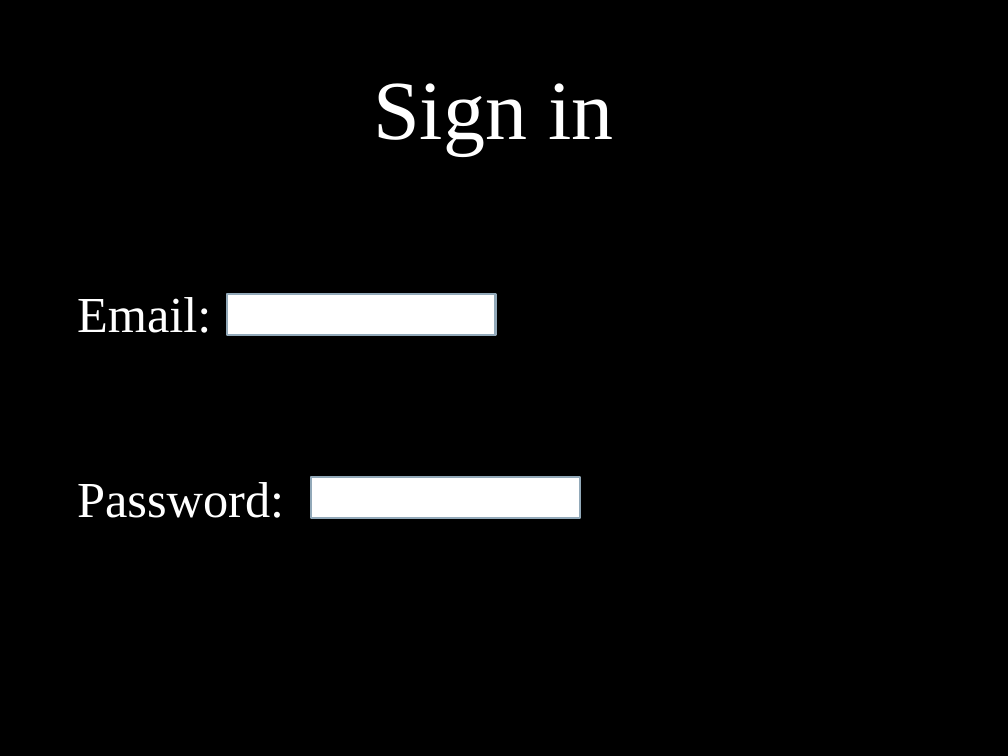
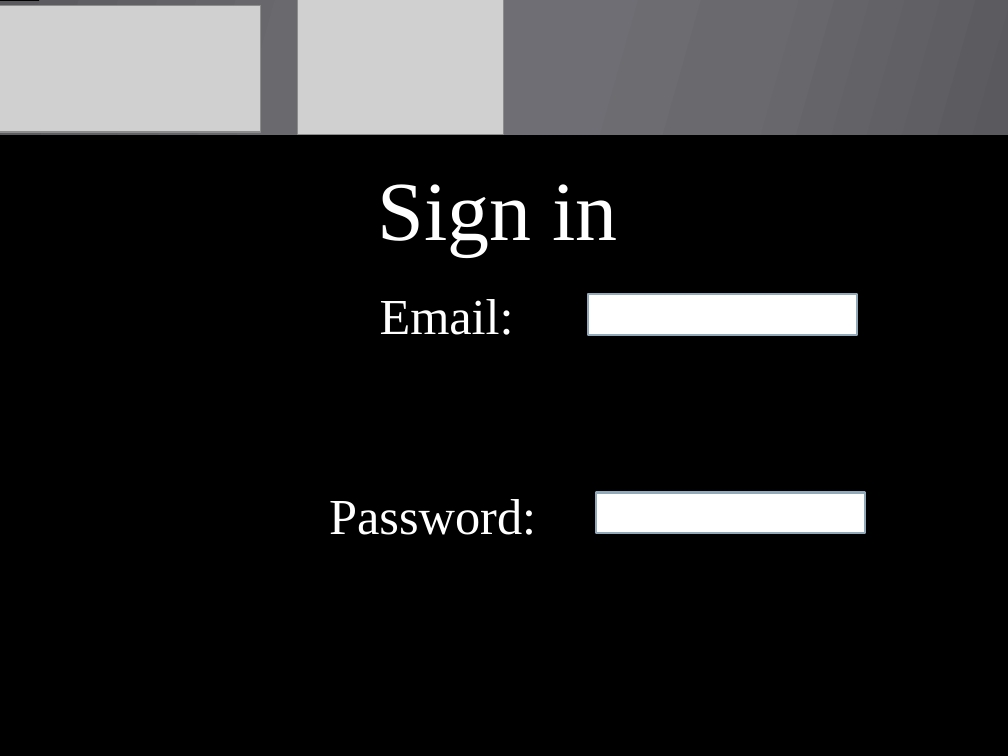
Before and after one commit to WVUP/Spring-2015, a slide deck: slide 2 of Assignments/Gradebook App PowerPont/Austin Brand/Javascript_Gradebook_Storyboard.pptx (slide 5 before the commit). Drawn at 1008x756 pixels with LibreOffice and Linux fonts; fonts in the diff are those of the drawing; grey boxes stand for pictures; background and template pictures are left out. Boxes give left, top, right and bottom in pixels: in the first picture for what was removed or moved away, otherwise in the second. Text is boxed around its words. In the diff, an @@ line names an element or a change of style, - is before the commit and + after.

Commit message:
update

```diff
--- a/Assignments/Gradebook App PowerPont/Austin Brand/Javascript_Gradebook_Storyboard.pptx
+++ b/Assignments/Gradebook App PowerPont/Austin Brand/Javascript_Gradebook_Storyboard.pptx
@@ rectangle added at (0,1,1008,135), fill gradient #5B5B5F to #6A6A6F to #6E6E75 @@
@@ picture added at (0,5,260,132) @@
@@ picture added at (297,0,503,135) @@
@@ text "Sign in": place and size @@
-text "Sign in" at (373,83,613,155)
+text "Sign in" at (377,184,617,255)
@@ text "Email:": place and size @@
-text "Email:" at (77,297,211,333)
+text "Email:" at (380,299,514,335)
@@ rectangle: place and size @@
-rectangle at (227,294,496,335)
+rectangle at (588,294,857,335)
@@ text "Password:": place and size @@
-text "Password:" at (77,482,284,518)
+text "Password:" at (329,499,536,535)
@@ rectangle: place and size @@
-rectangle at (310,477,580,517)
+rectangle at (597,493,866,533)
```
Also in this commit, not shown: 2 other slides changed.
